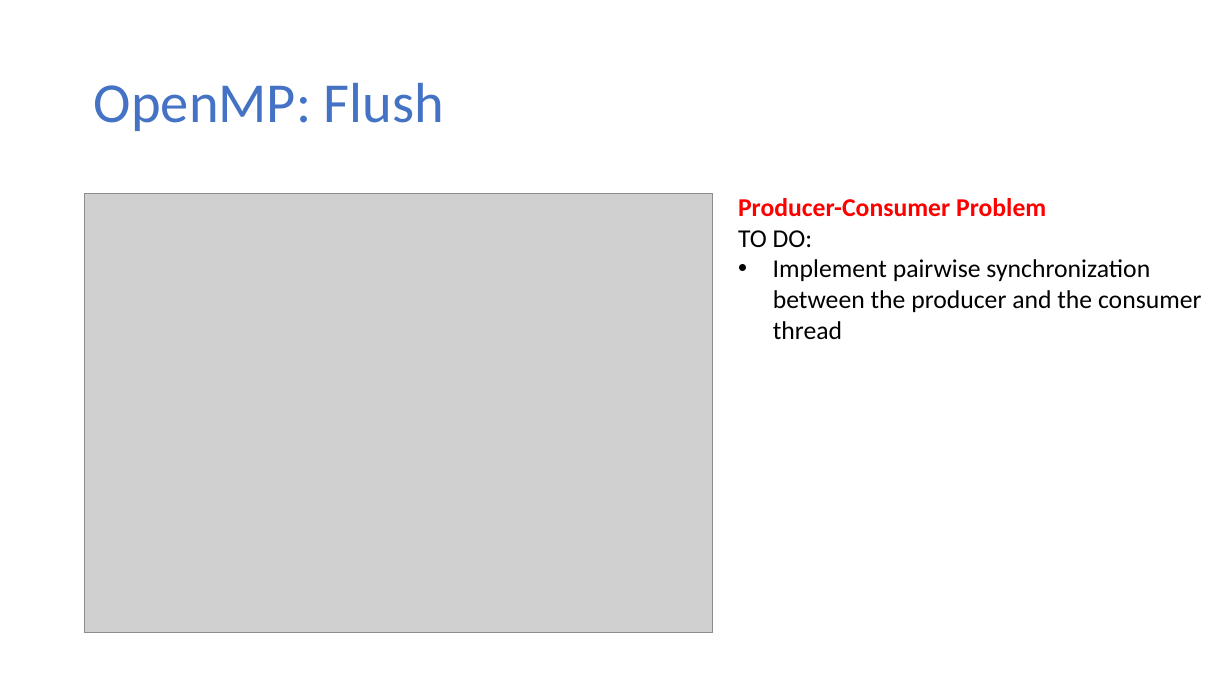
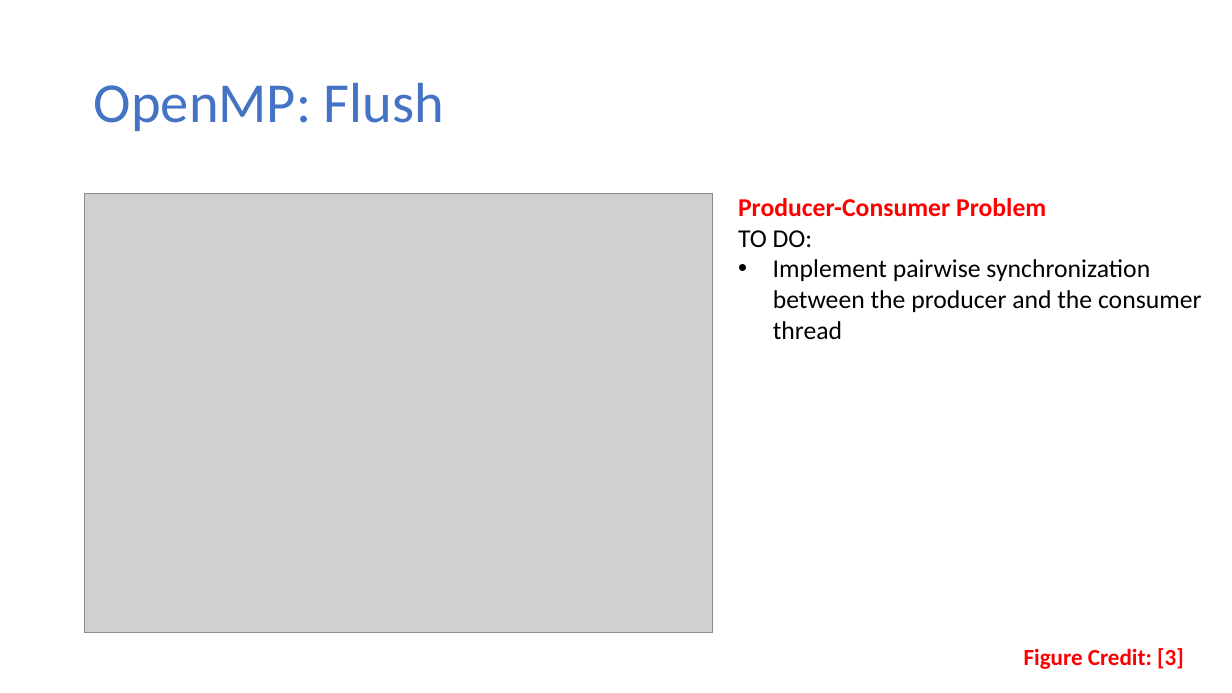
Before and after one commit to ekkapotc/PC, a slide deck: slide 24 of Slides/Lecture 9.pptx (slide 22 before the commit). Drawn at 1232x693 pixels with LibreOffice and Linux fonts; fonts in the diff are those of the drawing; grey boxes stand for pictures. Boxes give left, top, right and bottom in pixels: in the first picture for what was removed or moved away, otherwise in the second. Text is boxed around its words. In the diff, an @@ line names an element or a change of style, - is before the commit and + after.

```diff
--- a/Slides/Lecture 9.pptx
+++ b/Slides/Lecture 9.pptx
@@ text added at [1024,648,1184,669], 18 pt, text #FF0000, bold @@
+Figure Credit: [3]
```
Also in this commit, not shown: 6 other slides changed, 2 slides added, 1 other file.
